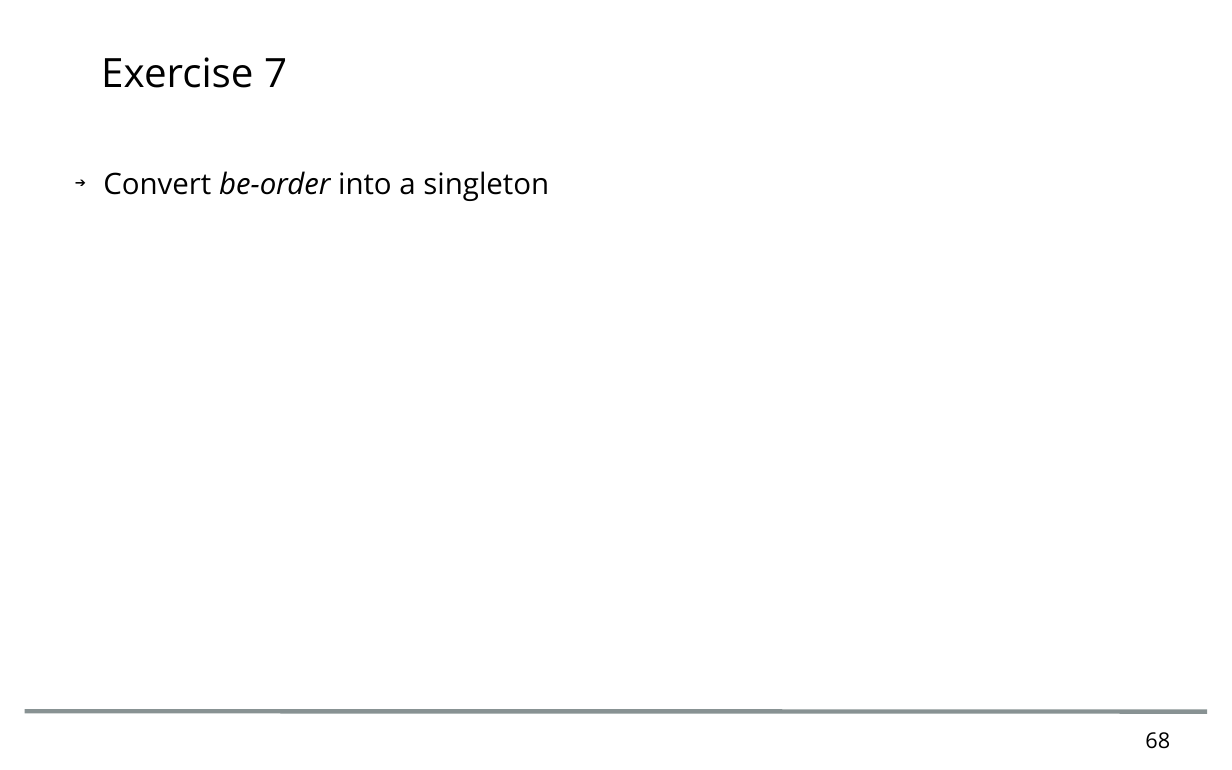
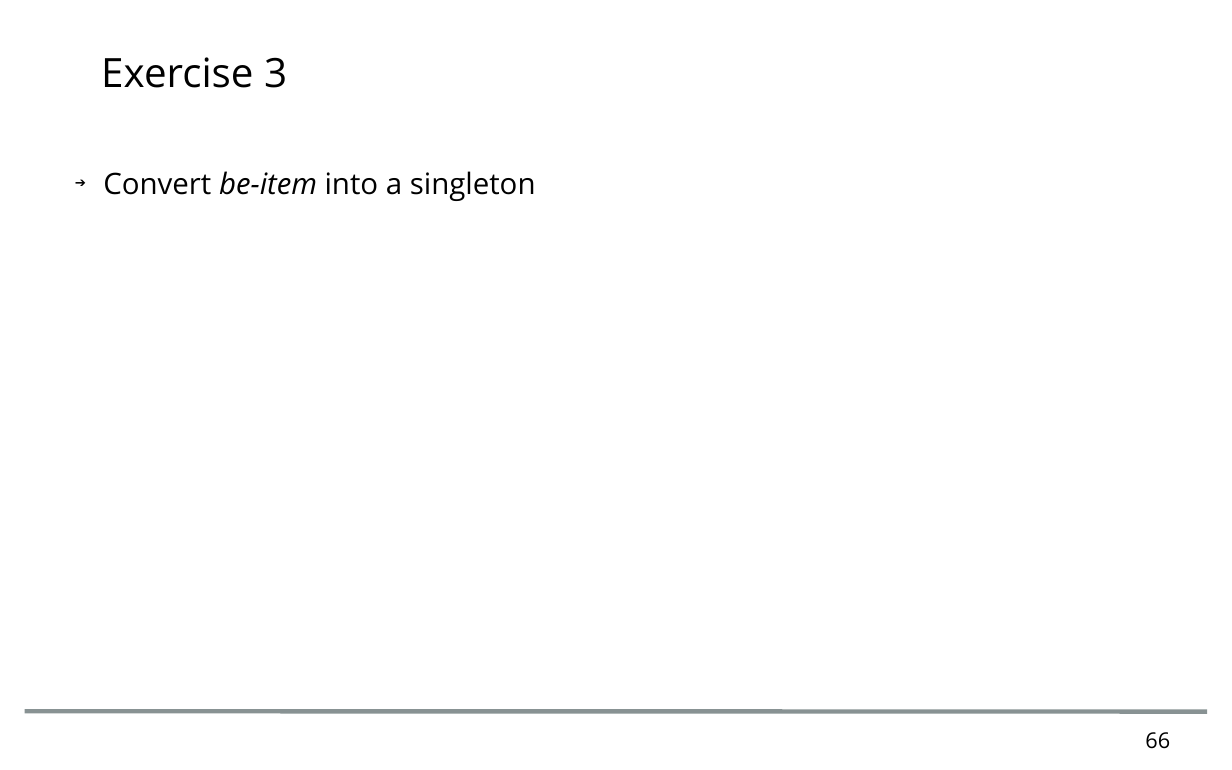
Before and after one commit to nik00iap/openedgeExcercises, a slide deck: slide 66 of doc/OOABLWorkshop.odp (slide 68 before the commit). Drawn at 1232x770 pixels with LibreOffice and Linux fonts; fonts in the diff are those of the drawing; background and template pictures are left out. Boxes give left, top, right and bottom in pixels: in the first picture for what was removed or moved away, otherwise in the second. Text is boxed around its words. In the diff, an @@ line names an element or a change of style, - is before the commit and + after.

```diff
--- a/doc/OOABLWorkshop.odp
+++ b/doc/OOABLWorkshop.odp
@@ title at <box>101,57,287,88</box>: text changed @@
-Exercise 7
+Exercise 3
@@ text at <box>103,171,536,201</box>: text changed @@
-➔ Convert be-order into a singleton
+➔ Convert be-item into a singleton
@@ page number at <box>1145,732,1170,749</box>: text changed @@
-68
+66
```
Also in this commit, not shown: 6 other slides changed, 8 other files.
